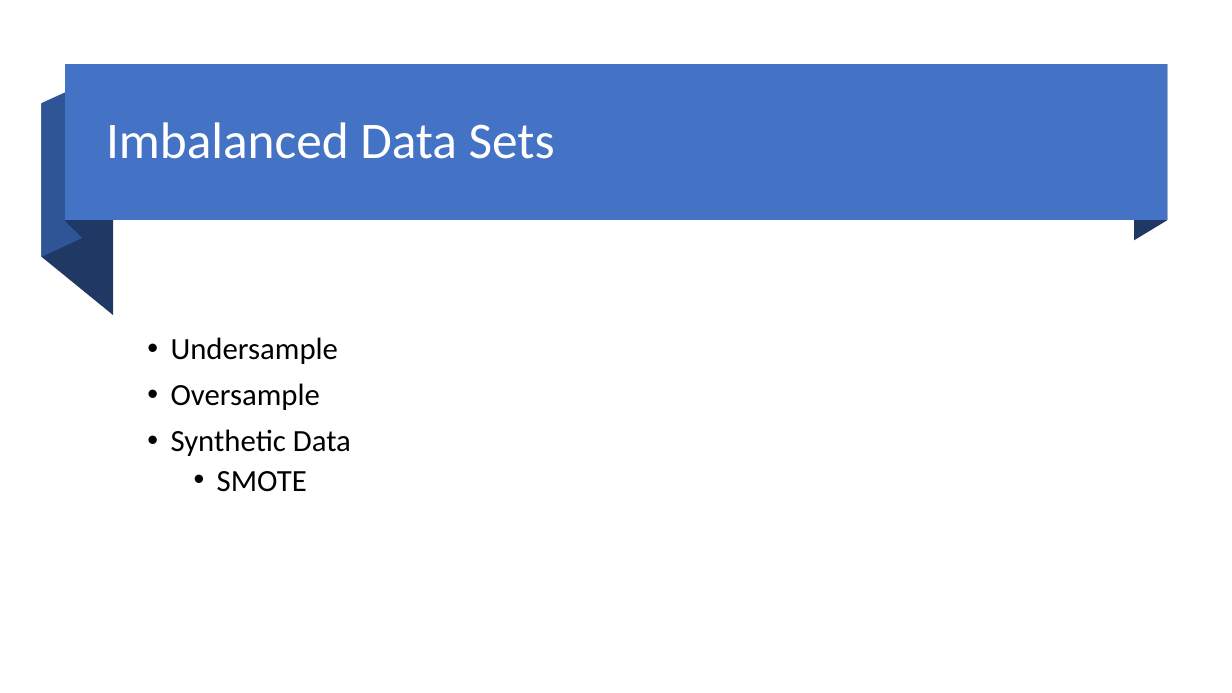
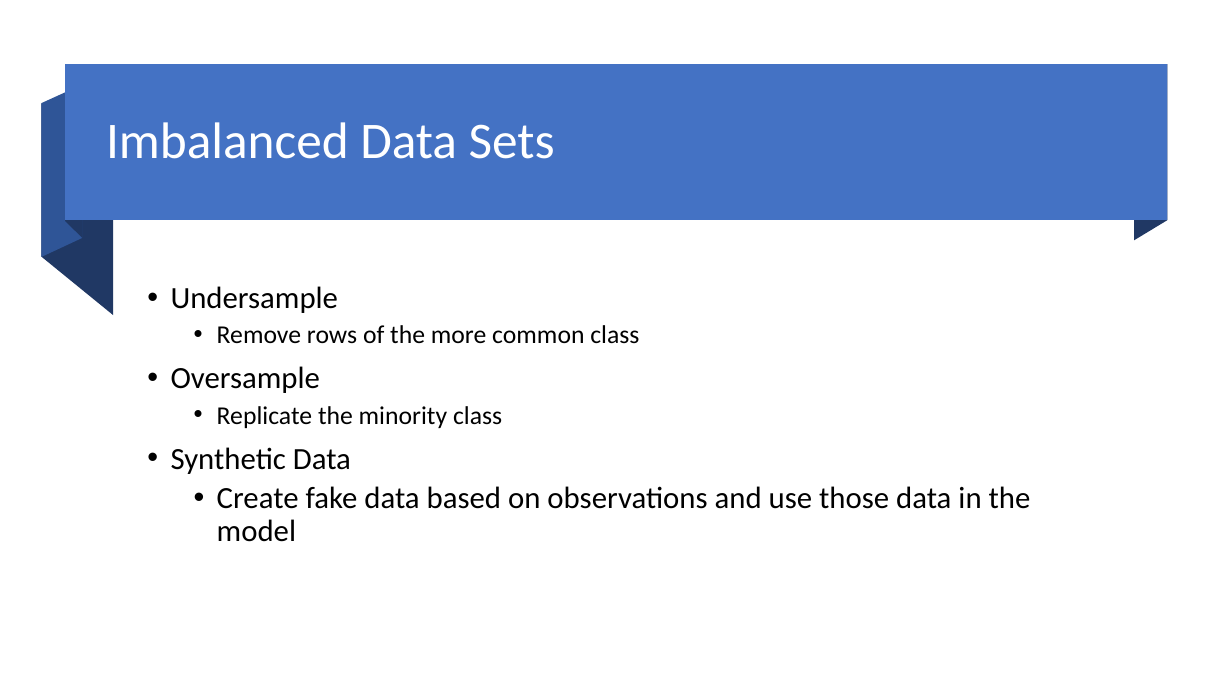
Before and after one commit to dlumian/R_Intro_Fall_2022, a slide deck: slide 12 of supplemental_topics/Predictive Modeling.pptx. Drawn at 1232x693 pixels with LibreOffice and Linux fonts; fonts in the diff are those of the drawing. Boxes give left, top, right and bottom in pixels: in the first picture for what was removed or moved away, otherwise in the second. Text is boxed around its words. In the diff, an @@ line names an element or a change of style, - is before the commit and + after.

Commit message:
Updates to Predictive Modeling pptx

```diff
--- a/supplemental_topics/Predictive Modeling.pptx
+++ b/supplemental_topics/Predictive Modeling.pptx
@@ text at [217, 325, 639, 344]: paragraph added @@
+  • Remove rows of the more common class
@@ text at [217, 406, 502, 428]: paragraph added @@
+  • Replicate the minority class
@@ text at [217, 486, 1031, 542]: text changed @@
-  • SMOTE
+  • Create fake data based on observations and use those data in the model
```
Also in this commit, not shown: 3 other slides changed, 1 slide added, 2 other files.
